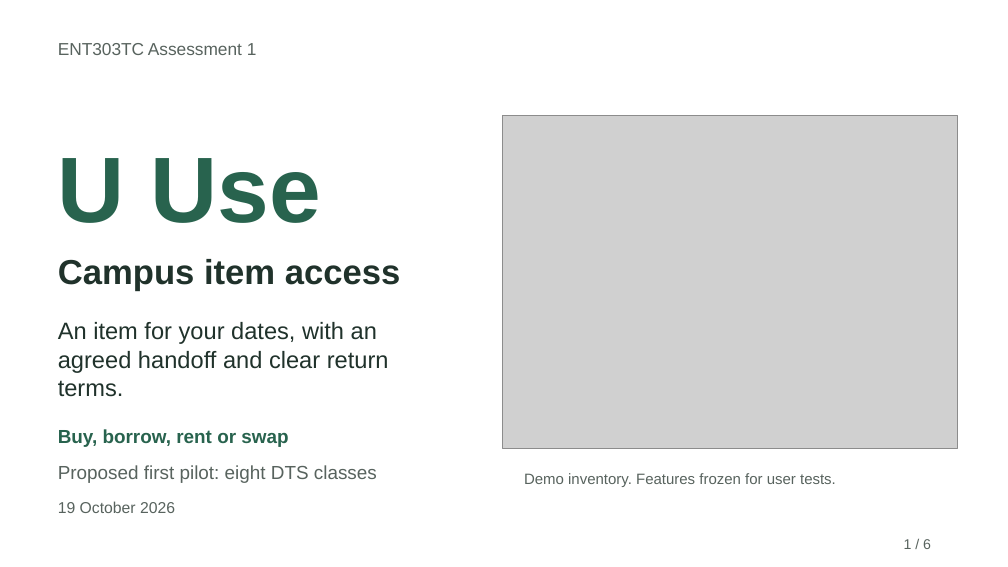
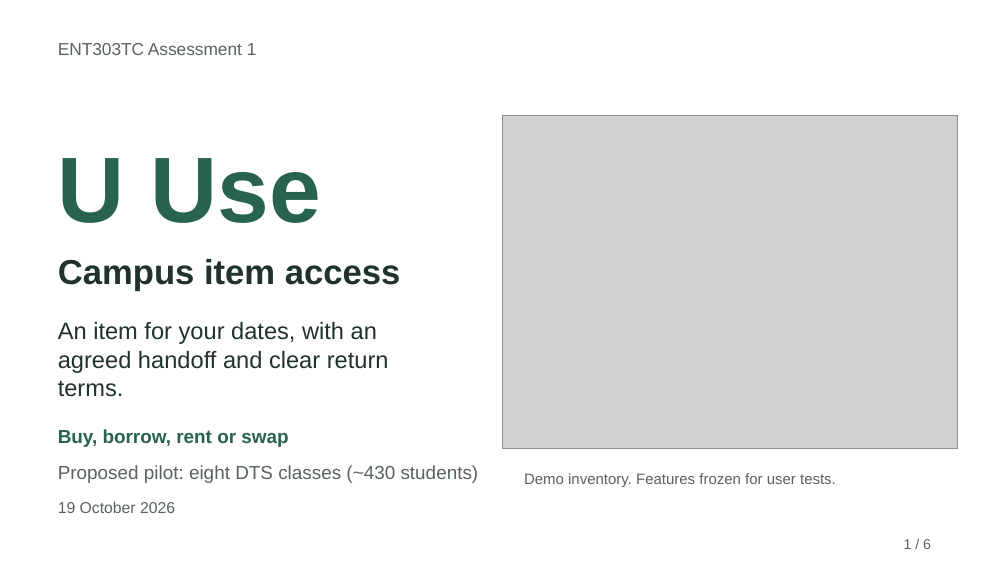
Before and after one commit to Rita020903/U-Use, a slide deck: slide 1 of A1_Current/UUse_A1_6_Slides.pptx. Drawn at 1008x567 pixels with LibreOffice and Linux fonts; fonts in the diff are those of the drawing; grey boxes stand for pictures. Boxes give left, top, right and bottom in pixels: in the first picture for what was removed or moved away, otherwise in the second. Text is boxed around its words. In the diff, an @@ line names an element or a change of style, - is before the commit and + after.

Commit message:
docs: record approximate 430-student DTS cohort

```diff
--- a/A1_Current/UUse_A1_6_Slides.pptx
+++ b/A1_Current/UUse_A1_6_Slides.pptx
@@ text at [58,465,479,483]: text changed @@
-Proposed first pilot: eight DTS classes
+Proposed pilot: eight DTS classes (~430 students)
```
Also in this commit, not shown: 1 other slide changed, 8 other files.
